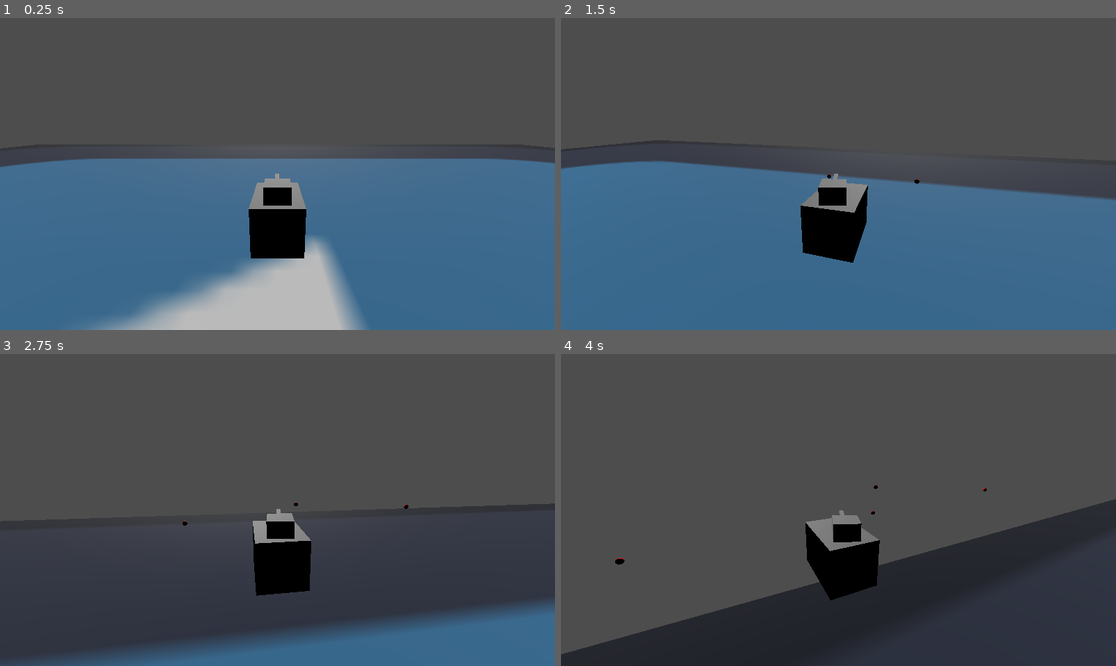
Above: before the commit, frames 1-4 (two rows, left to right).
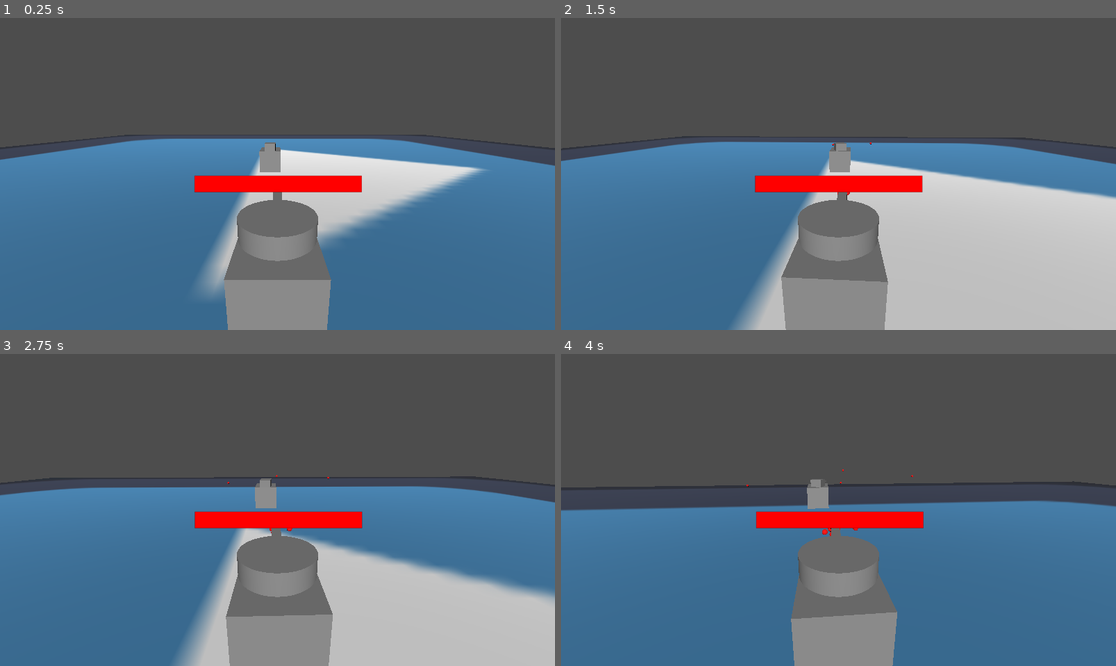
Above: after the commit, the same moments.

Repository: Coolfool3080/QuickTank
Game: Godot game, scene res://levels/testing_level.tscn
Two runs of this game, one before a commit and one after it. Both use one fixed random seed, a clock stepped at 60 frames per second and the inputs below. This scene is started directly instead of the project's main scene. The engine's default icon, where the game draws it, is replaced by a stand-in: a white triangle on a blue panel in a dark square.
Inputs (mouse positions are in pixels of both pictures, inside the frame that each line leads up to):
- Up to frame 1 (0.25 s): no input
- Up to frame 2 (1.5 s): tap Enter at 0.5 s; move the mouse to (866, 174) at 0.52 s; press the mouse at (866, 174) at 0.53 s; hold W (tank_forward) from 0.53 s (still down); move the mouse to (810, 174) at 1.27 s; release the mouse at (810, 174) at 1.28 s; click (810, 174) at 1.35 s
- Up to frame 3 (2.75 s): keep holding W (tank_forward); move the mouse to (288, 503) at 2.02 s; press the mouse at (288, 503) at 2.03 s
- Up to frame 4 (4 s): keep holding W (tank_forward); move the mouse to (832, 516) at 2.77 s; release the mouse at (832, 516) at 2.78 s; click (832, 516) at 2.85 s; move the mouse to (877, 513) at 3.52 s; press the mouse at (877, 513) at 3.53 s

The runs differ from the first frame. In frame 1, 25% of the frame differs, in the area x 0-100%, y 37-100%; in frame 2, 39%; in frame 3, 57%, in the area x 0-100%, y 38-100%; in frame 4, 53%.

Commit message:
Added health bar

Diff:
--- /dev/null
+++ b/assets/health_bar.tscn
@@ -0,0 +1,30 @@
+[gd_scene load_steps=3 format=3 uid="uid://dj3dvxmg8k1ar"]
+
+[sub_resource type="StyleBoxFlat" id="StyleBoxFlat_omfuv"]
+border_width_left = 2
+border_width_top = 2
+border_width_right = 2
+border_width_bottom = 2
+border_color = Color(0, 0, 0, 1)
+
+[sub_resource type="StyleBoxFlat" id="StyleBoxFlat_fy516"]
+bg_color = Color(1, 0, 0, 1)
+
+[node name="health_bar" type="ProgressBar"]
+anchors_preset = 8
+anchor_left = 0.5
+anchor_top = 0.5
+anchor_right = 0.5
+anchor_bottom = 0.5
+offset_left = -96.5
+offset_top = -9.5
+offset_right = 96.5
+offset_bottom = 9.5
+grow_horizontal = 2
+grow_vertical = 2
+theme_override_styles/background = SubResource("StyleBoxFlat_omfuv")
+theme_override_styles/fill = SubResource("StyleBoxFlat_fy516")
+max_value = 5.0
+step = 1.0
+value = 5.0
+show_percentage = false
--- a/assets/player_tank.tscn
+++ b/assets/player_tank.tscn
@@ -24,49 +24,49 @@
 properties/1/spawn = true
 properties/1/replication_mode = 1
 
-[node name="player_tank" type="Node3D"]
-transform = Transform3D(-1, 0, -8.74228e-08, 0, 1, 0, 8.74228e-08, 0, -1, 0, 0, 0)
-
-[node name="tank" type="CharacterBody3D" parent="." groups=["Player", "hit_object"]]
+[node name="tank" type="CharacterBody3D" groups=["Player", "hit_object"]]
 transform = Transform3D(-1, 0, -8.74228e-08, 0, 1, 0, 8.74228e-08, 0, -1, 0, 0, 0)
 script = ExtResource("1_pdhg8")
 Bullet = ExtResource("2_5mdrw")
 
-[node name="tank_body_phys_box" type="CollisionShape3D" parent="tank"]
+[node name="tank_body_phys_box" type="CollisionShape3D" parent="."]
 transform = Transform3D(-4.37114e-08, 0, 1, 0, 1, 0, -1, 0, -4.37114e-08, 0, 0, 0)
 shape = SubResource("BoxShape3D_ugdkx")
 
-[node name="tank_body_model" type="MeshInstance3D" parent="tank/tank_body_phys_box"]
+[node name="tank_body_model" type="MeshInstance3D" parent="tank_body_phys_box"]
 transform = Transform3D(1.5, 0, 0, 0, 1, 0, 0, 0, 1, 0, 0, 0)
 mesh = SubResource("BoxMesh_ugdkx")
 skeleton = NodePath("../../..")
 
-[node name="tank_head_phys_box" type="CollisionShape3D" parent="tank"]
+[node name="tank_head_phys_box" type="CollisionShape3D" parent="."]
 transform = Transform3D(-4.37114e-08, 0, -1, 0, 1, 0, 1, 0, -4.37114e-08, 8.74228e-08, 0.674, -0.334)
 shape = SubResource("BoxShape3D_x57s6")
 
-[node name="tank_head_model" type="MeshInstance3D" parent="tank/tank_head_phys_box"]
+[node name="tank_head_model" type="MeshInstance3D" parent="tank_head_phys_box"]
 transform = Transform3D(0.504323, 0, 0, 0, 0.343149, 0, 0, 0, 0.5417, 0, 0, 0)
 mesh = SubResource("BoxMesh_x57s6")
 skeleton = NodePath("../../..")
 
-[node name="tank_barrel_model" type="MeshInstance3D" parent="tank/tank_head_phys_box"]
+[node name="tank_barrel_model" type="MeshInstance3D" parent="tank_head_phys_box"]
 transform = Transform3D(-3.86066e-08, 0, 0.0970361, 0, 0.082872, 0, -0.883216, 0, -4.24158e-09, -0.00724491, 0, -0.7)
 mesh = SubResource("BoxMesh_pdhg8")
 
-[node name="bullet_spawn_point" type="Marker3D" parent="tank/tank_head_phys_box"]
+[node name="bullet_spawn_point" type="Marker3D" parent="tank_head_phys_box"]
 transform = Transform3D(1, 0, 0, 0, 1, 0, 0, 0, 1, -0.00993887, 0, -1.07967)
 
-[node name="MultiplayerSynchronizer" type="MultiplayerSynchronizer" parent="tank"]
+[node name="MultiplayerSynchronizer" type="MultiplayerSynchronizer" parent="."]
 replication_config = SubResource("SceneReplicationConfig_pdhg8")
 
-[node name="camera_controller" type="Node3D" parent="tank"]
+[node name="camera_controller" type="Node3D" parent="."]
 transform = Transform3D(-4.37114e-08, 0, -1, 0, 1, 0, 1, 0, -4.37114e-08, 0, 0, 0)
 script = ExtResource("2_pdhg8")
 
-[node name="Camera3D" type="Camera3D" parent="tank/camera_controller"]
+[node name="Camera3D" type="Camera3D" parent="camera_controller"]
 transform = Transform3D(-4.37114e-08, 0.258819, -0.965926, 0, 0.965926, 0.258819, 1, 1.13133e-08, -4.22219e-08, -4, 2, 0)
 current = true
 
-[node name="look_node" type="Node3D" parent="tank/camera_controller"]
+[node name="look_node" type="Node3D" parent="camera_controller"]
 transform = Transform3D(1, 0, 1.42109e-14, 0, 1, -3.55271e-15, 0, 0, 1, 2.00936, 0.675055, 2.63496e-07)
+
+[node name="player_tank" type="Node3D" parent="."]
+transform = Transform3D(-1, 0, -8.74228e-08, 0, 1, 0, 8.74228e-08, 0, -1, 0, 0, 0)
--- a/assets/player_tank_new.tscn
+++ b/assets/player_tank_new.tscn
@@ -1,6 +1,7 @@
-[gd_scene load_steps=9 format=3 uid="uid://bk44v6t36uppk"]
+[gd_scene load_steps=10 format=3 uid="uid://bk44v6t36uppk"]
 
-[ext_resource type="Script" uid="uid://cb50wd0o4yo1b" path="res://assets/tank_movement_controller.gd" id="1_mxk3p"]
+[ext_resource type="Script" uid="uid://cb50wd0o4yo1b" path="res://scripts/tank_movement_controller.gd" id="1_mxk3p"]
+[ext_resource type="PackedScene" uid="uid://cavkudnxtyvsx" path="res://assets/bullet.tscn" id="2_5hjg4"]
 
 [sub_resource type="BoxShape3D" id="BoxShape3D_vaebi"]
 size = Vector3(1, 1, 1.50195)
@@ -24,6 +25,7 @@
 
 [node name="Tank" type="CharacterBody3D" groups=["hit_object"]]
 script = ExtResource("1_mxk3p")
+Bullet = ExtResource("2_5hjg4")
 
 [node name="movement_collider" type="CollisionShape3D" parent="."]
 shape = SubResource("BoxShape3D_vaebi")
@@ -53,6 +55,9 @@
 mesh = SubResource("BoxMesh_5hjg4")
 skeleton = NodePath("")
 
+[node name="bullet_spawn_point" type="Marker3D" parent="head/head_mesh/barrel_pivot/barrel_mesh"]
+transform = Transform3D(1, 0, 0, 0, 1, 0, 0, 0, 1, -3.73737e-10, -0.00559533, -0.401298)
+
 [node name="head_hitbox" type="Area3D" parent="head/head_mesh"]
 transform = Transform3D(1, 0, 0, 0, 1, 0, 0, 0, 1, 2.2586e-10, 0, 2.98051e-08)
 
@@ -67,3 +72,6 @@
 
 [node name="Camera3D" type="Camera3D" parent="camera_pivot"]
 transform = Transform3D(1, 0, 0, 0, 0.96625, 0.257605, 0, -0.257605, 0.96625, 0, 1.94165, 2.32838)
+
+[connection signal="area_entered" from="body_mesh/body_hitbox" to="." method="_on_body_hitbox_area_entered"]
+[connection signal="area_entered" from="head/head_mesh/head_hitbox" to="." method="_on_head_hitbox_area_entered"]
--- a/levels/testing_level.tscn
+++ b/levels/testing_level.tscn
@@ -1,10 +1,16 @@
-[gd_scene load_steps=4 format=3 uid="uid://diu87nu54hft5"]
+[gd_scene load_steps=8 format=3 uid="uid://diu87nu54hft5"]
 
 [ext_resource type="PackedScene" uid="uid://di137jxkg0i6h" path="res://assets/player_tank.tscn" id="1_m2onx"]
 [ext_resource type="Texture2D" uid="uid://caquswr0pq22b" path="res://icon.svg" id="1_omjae"]
+[ext_resource type="PackedScene" uid="uid://bk44v6t36uppk" path="res://assets/player_tank_new.tscn" id="3_aklg6"]
+[ext_resource type="PackedScene" uid="uid://dj3dvxmg8k1ar" path="res://assets/health_bar.tscn" id="3_e2mvv"]
+[ext_resource type="Script" uid="uid://jbv1l2j2vf46" path="res://scripts/health_script.gd" id="4_72vgf"]
 
 [sub_resource type="StandardMaterial3D" id="StandardMaterial3D_omjae"]
 albedo_texture = ExtResource("1_omjae")
+
+[sub_resource type="ViewportTexture" id="ViewportTexture_e2mvv"]
+viewport_path = NodePath("Tank/Sprite3D/SubViewport")
 
 [node name="testing_level" type="Node3D"]
 
@@ -19,5 +25,17 @@
 [node name="player_tank" parent="." instance=ExtResource("1_m2onx")]
 transform = Transform3D(-1, 0, -8.74228e-08, 0, 1, 0, 8.74228e-08, 0, -1, 0, 1, 0)
 
-[node name="player_tank2" parent="." instance=ExtResource("1_m2onx")]
-transform = Transform3D(-1, 0, -8.74228e-08, 0, 1, 0, 8.74228e-08, 0, -1, 0.182369, 1, 7.91618)
+[node name="Tank" parent="." instance=ExtResource("3_aklg6")]
+transform = Transform3D(1, 0, 0, 0, 1, 0, 0, 0, 1, 0.35178, 0.999999, 7.90867)
+
+[node name="Sprite3D" type="Sprite3D" parent="Tank"]
+transform = Transform3D(-1, 0, -8.74228e-08, 0, 1, 0, 8.74228e-08, 0, -1, 0.00267935, 1.23147, 0.0913343)
+billboard = 1
+texture = SubResource("ViewportTexture_e2mvv")
+script = ExtResource("4_72vgf")
+
+[node name="SubViewport" type="SubViewport" parent="Tank/Sprite3D"]
+disable_3d = true
+transparent_bg = true
+
+[node name="health_bar" parent="Tank/Sprite3D/SubViewport" instance=ExtResource("3_e2mvv")]
--- a/project.godot
+++ b/project.godot
@@ -18,6 +18,7 @@
 [global_group]
 
 hit_object=""
+hit_player=""
 
 [input]
 
--- a/scripts/bullet.gd
+++ b/scripts/bullet.gd
@@ -10,5 +10,4 @@
 
 func _on_hit_box_body_entered(body):
 	if body.is_in_group("hit_object"):
-		print("hit")
 		queue_free()
--- /dev/null
+++ b/scripts/health_script.gd
@@ -0,0 +1,9 @@
+extends Sprite3D
+
+# Called when the node enters the scene tree for the first time.
+func _ready():
+	$SubViewport/health_bar.max_value = 5
+	$SubViewport/health_bar.value = 5
+
+func take_damage(damage: float):
+	$SubViewport/health_bar.value -= damage
--- a/scripts/tank.gd
+++ b/scripts/tank.gd
@@ -2,6 +2,8 @@
 
 const MOVE_SPEED = 5
 const ROTATION_SPEED = 1
+
+var TANK_HEALTH = 5
 
 @export var Bullet: PackedScene
 
@@ -14,8 +16,8 @@
 		velocity += get_gravity() * delta
 
 	# Tank head look angle
-	var tank_head = get_parent().get_node("tank/tank_head_phys_box")
-	var look_pos = get_parent().get_node("tank/camera_controller/look_node").global_position
+	var tank_head = get_node("tank_head_phys_box")
+	var look_pos = get_node("camera_controller/look_node").global_position
 
 	tank_head.look_at(look_pos)
 
--- a/assets/tank_movement_controller.gd
+++ b/scripts/tank_movement_controller.gd
@@ -3,10 +3,14 @@
 @onready var camera_pivot = $camera_pivot
 @onready var head_node = $head
 
+@export var Bullet: PackedScene
+
 const MOVE_SPEED = 5.0
 const ROTATION_SPEED = 1.5
 const CAMERA_SENSITIVITY = 0.001
 const HEAD_ROTATE_SPEED = 1.0
+
+var TANK_HEALTH = 5
 
 var camera_yaw = 0.0
 
@@ -50,3 +54,21 @@
 	var relative_yaw = camera_global_yaw - tank_yaw
 
 	head_node.rotation.y = lerp_angle(head_node.rotation.y, relative_yaw, delta * HEAD_ROTATE_SPEED)
+
+	#shoot
+func _input(event):
+	if event.is_action_pressed("shoot"):
+		shoot()
+
+func shoot():
+	var bullet = Bullet.instantiate()
+	bullet.global_transform = $head/head_mesh/barrel_pivot/barrel_mesh/bullet_spawn_point.global_transform
+	get_tree().current_scene.add_child(bullet)
+
+func _on_body_hitbox_area_entered(area):
+	if area is Area3D:
+		$Sprite3D.take_damage(1)
+
+func _on_head_hitbox_area_entered(area):
+	if area is Area3D:
+		$Sprite3D.take_damage(1)
Not shown, added: scripts/health_script.gd.uid
Renamed: assets/tank_movement_controller.gd.uid -> scripts/tank_movement_controller.gd.uid
